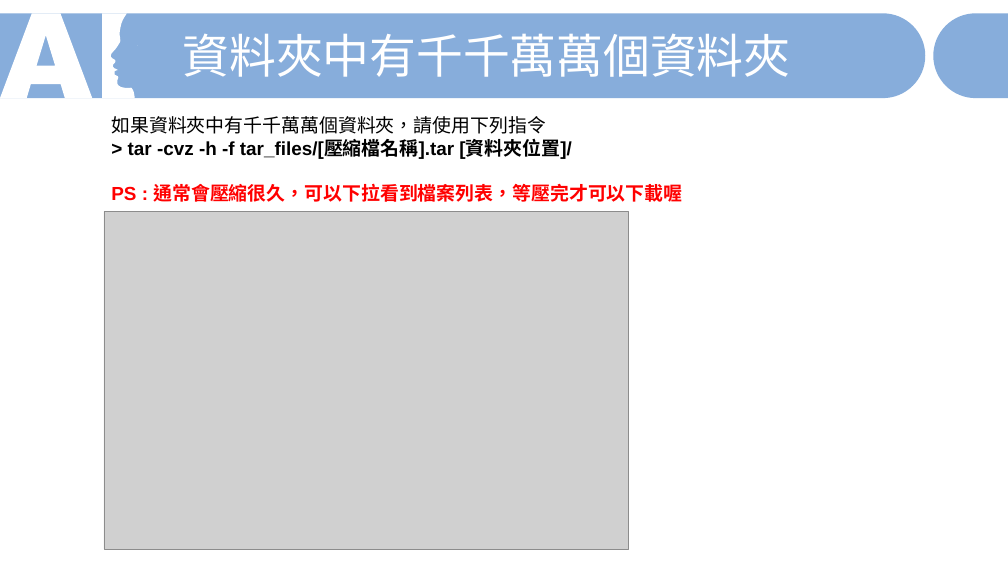
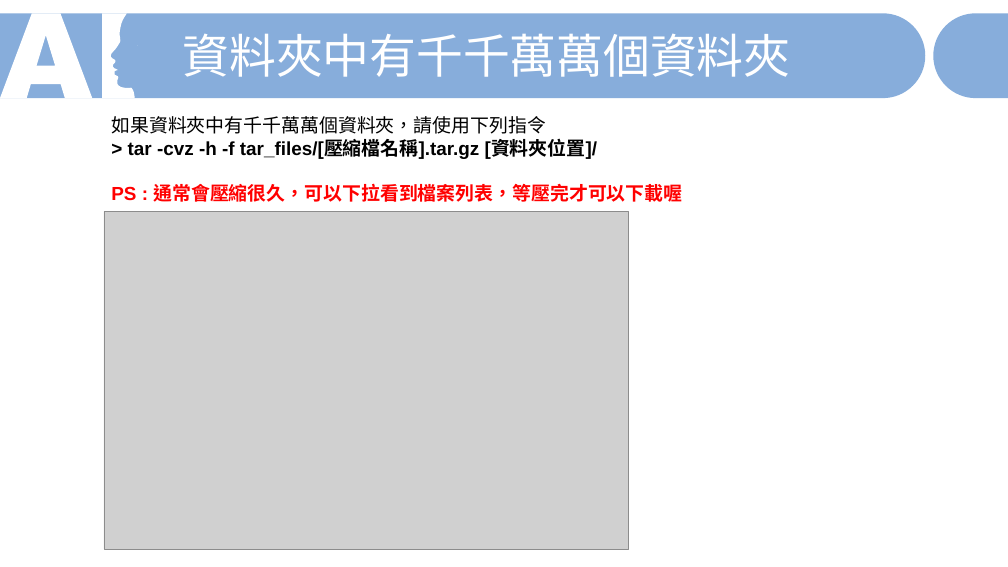
Before and after one commit to MarkChengGG/AIA, a slide deck: slide 4 of How to tar files from AIA JupyterLab.pptx (slide 5 before the commit). Drawn at 1008x567 pixels with LibreOffice and Linux fonts; fonts in the diff are those of the drawing; grey boxes stand for pictures. Boxes give left, top, right and bottom in pixels: in the first picture for what was removed or moved away, otherwise in the second. Text is boxed around its words. In the diff, an @@ line names an element or a change of style, - is before the commit and + after.

```diff
--- a/How to tar files from AIA JupyterLab.pptx
+++ b/How to tar files from AIA JupyterLab.pptx
@@ text at (128,140,597,159): text changed @@
-> tar -cvz -h -f tar_files/[壓縮檔名稱].tar [資料夾位置]/
+> tar -cvz -h -f tar_files/[壓縮檔名稱].tar.gz [資料夾位置]/
```
Also in this commit, not shown: 2 other slides changed.
